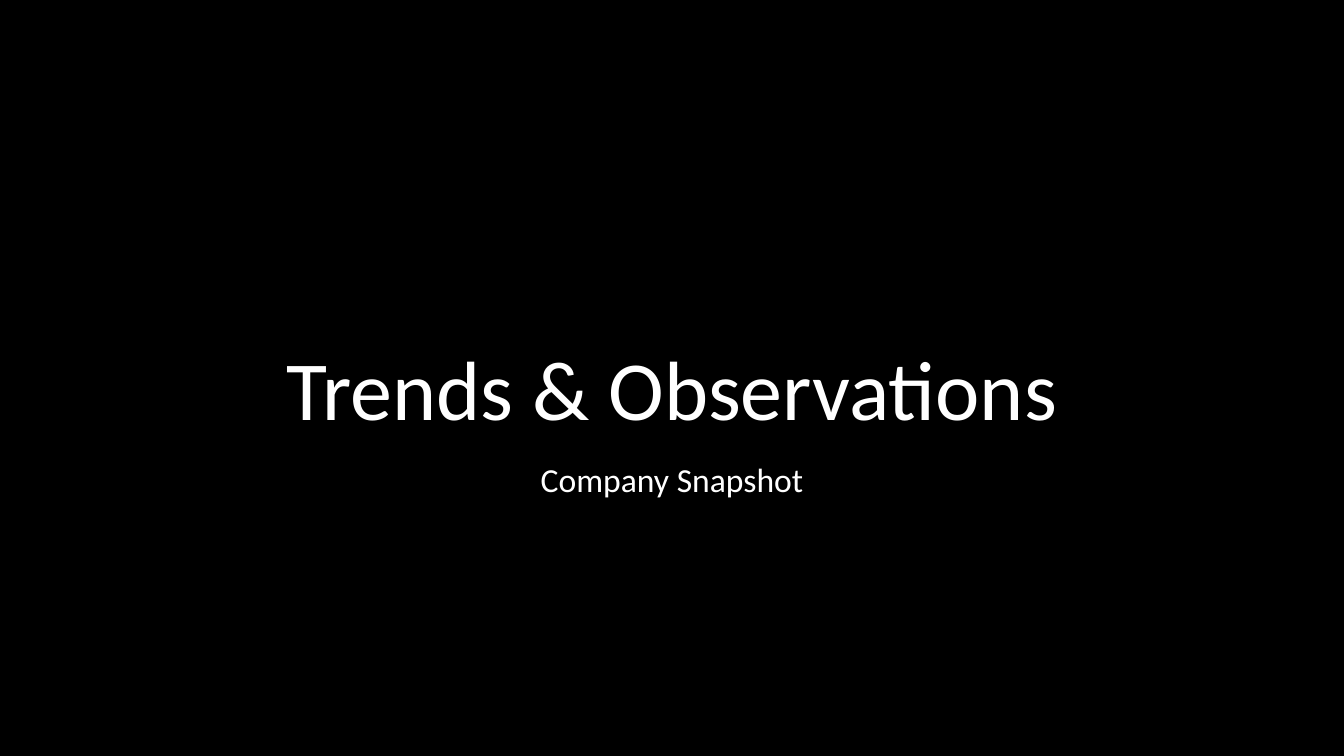
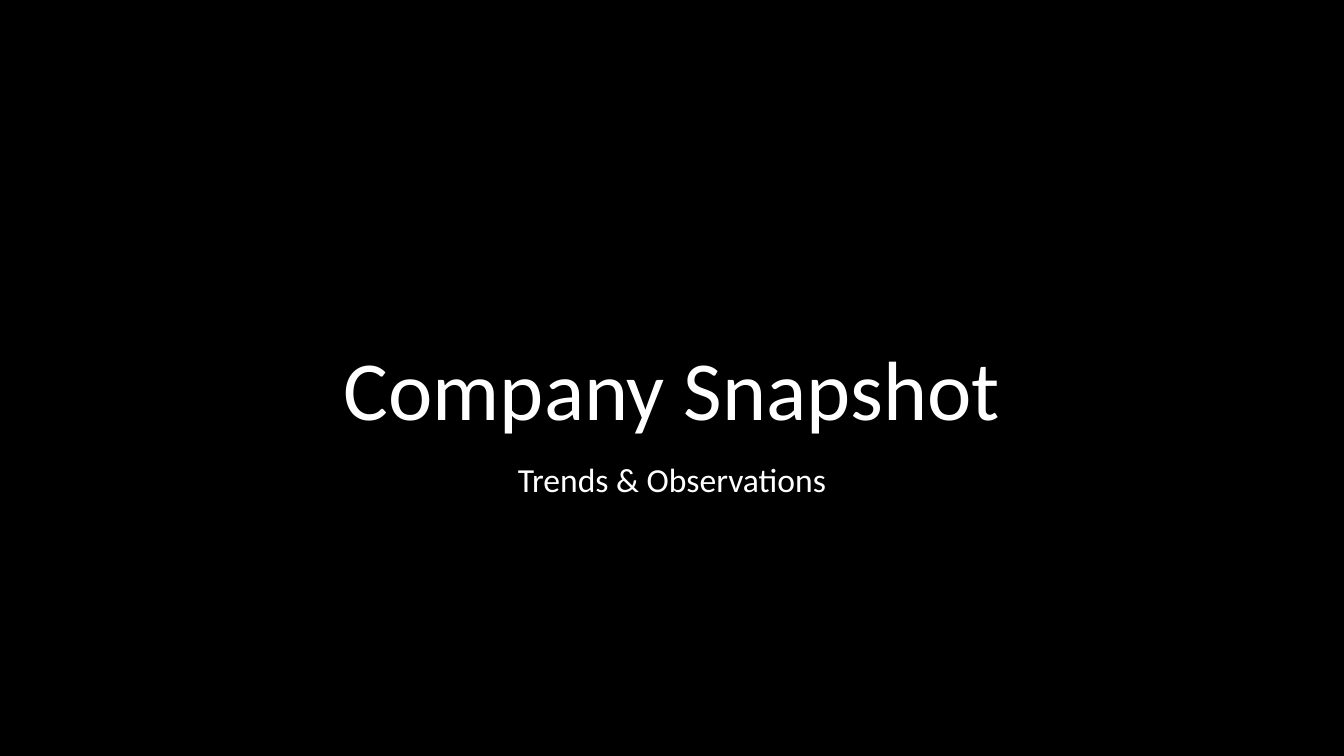
Before and after one commit to jjsmu/CaseStudy2DDS, a slide deck: slide 3 of CaseStudy2.pptx. Drawn at 1344x756 pixels with LibreOffice and Linux fonts; fonts in the diff are those of the drawing; background and template pictures are left out. Boxes give left, top, right and bottom in pixels: in the first picture for what was removed or moved away, otherwise in the second. Text is boxed around its words. In the diff, an @@ line names an element or a change of style, - is before the commit and + after.

```diff
--- a/CaseStudy2.pptx
+++ b/CaseStudy2.pptx
@@ title at (344,361,1000,434): text changed @@
-Trends & Observations
+Company Snapshot
@@ text at (518,468,826,493): text changed @@
-Company Snapshot
+Trends & Observations
```
Also in this commit, not shown: 3 other slides changed, 8 slides added, 8 slides removed.
